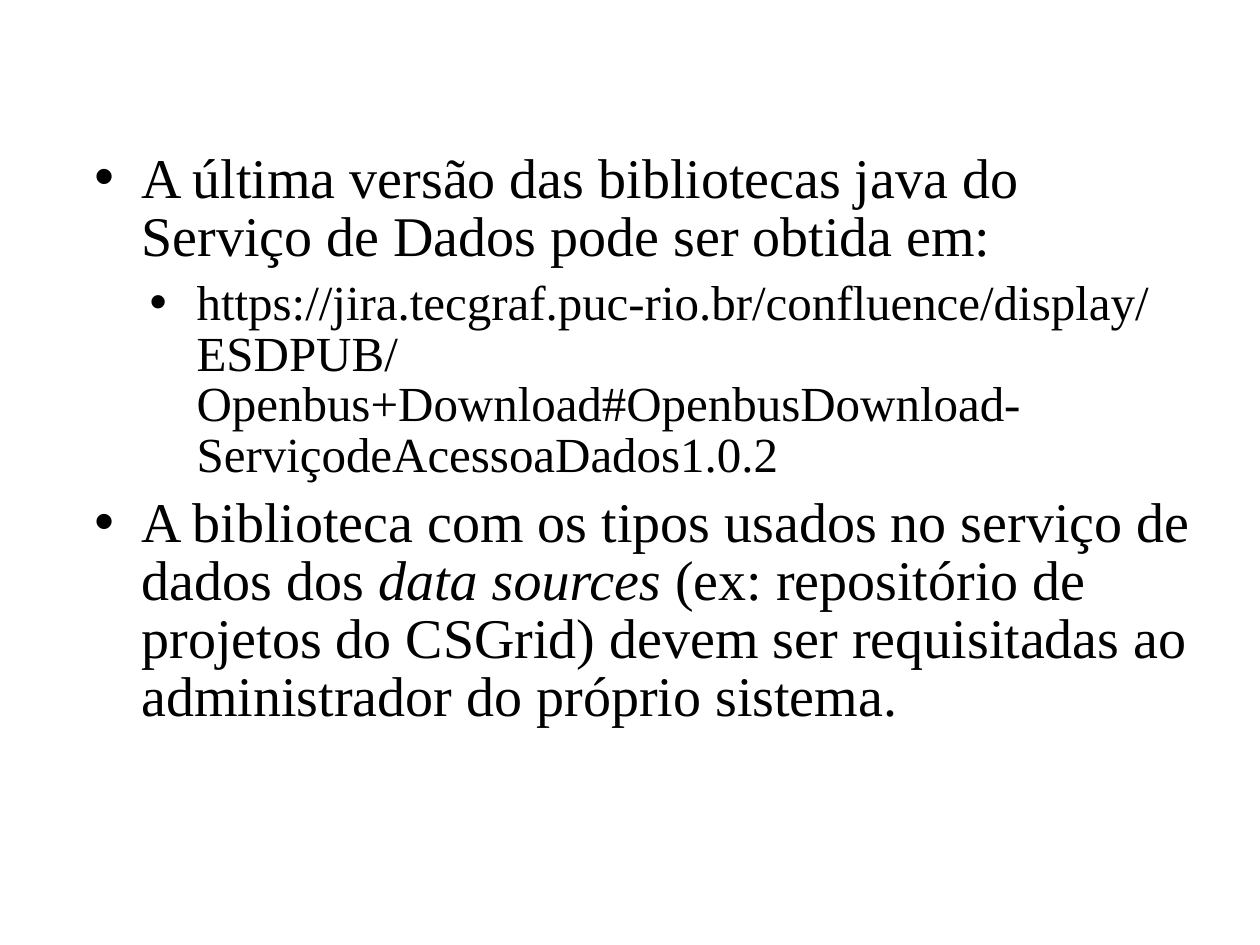
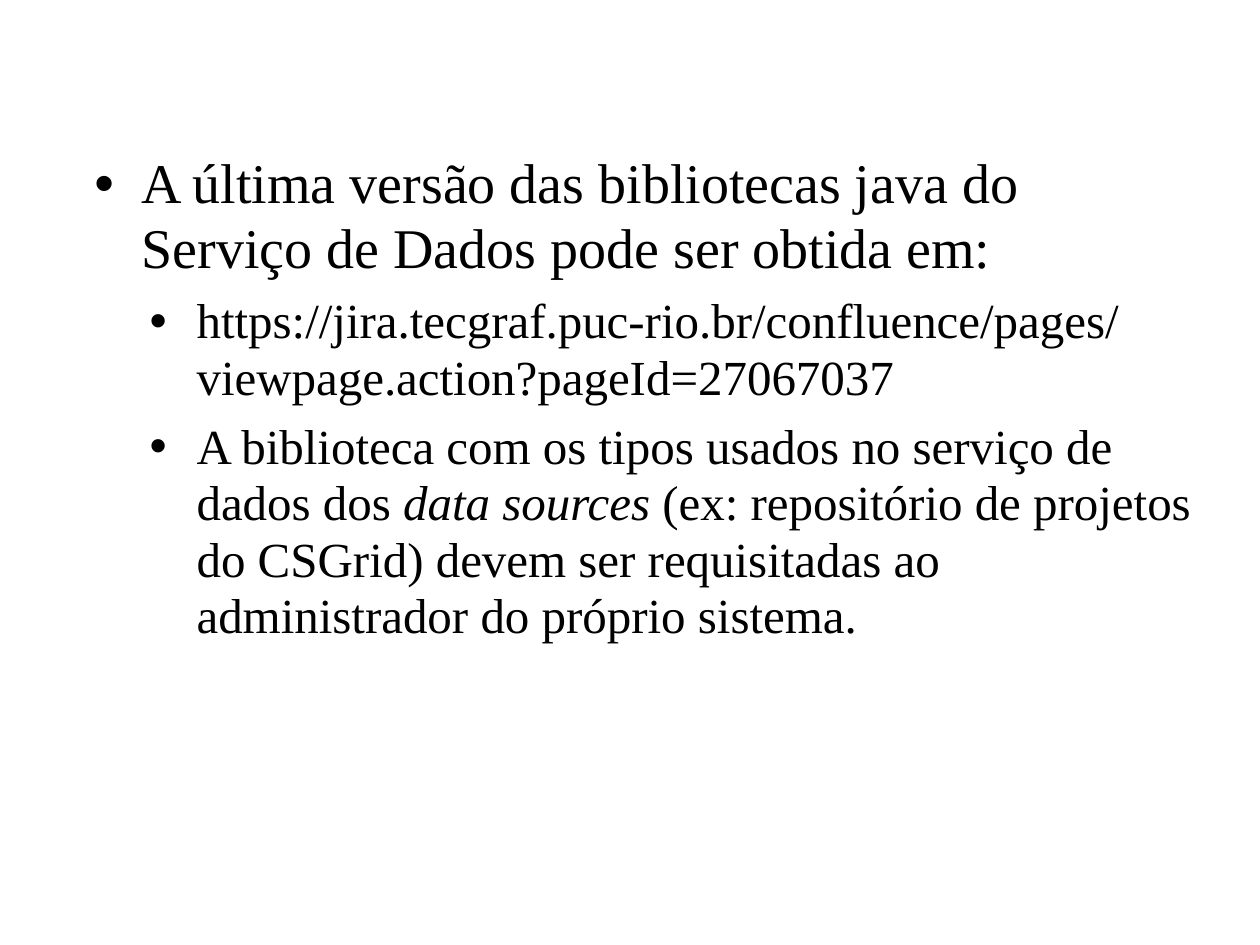
Before and after one commit to amadeubarbosa/openbus-core, a slide deck: slide 3 of docs/cursos/developer/java/12.DataService_Java.ppt. Drawn at 1260x945 pixels with LibreOffice and Linux fonts; fonts in the diff are those of the drawing; background and template pictures are left out. Boxes give left, top, right and bottom in pixels: in the first picture for what was removed or moved away, otherwise in the second. Text is boxed around its words. In the diff, an @@ line names an element or a change of style, - is before the commit and + after.

Commit message:
Curso Openbus Java
+ Agenda Java
  - Removido o tópico que lista os emails dos instrutores, pois
    o curso nem sempre é ministrado pelos mesmos integrantes da
    equipe Openbus
  - Atualização da lista de integrantes da equipe do Openbus.
  - Substituição do link do tutorial Java pelo link de documentação
    referente aos SDKs. (o link estava quebrado e possivelmente
    seria quebrado novamente no futuro, pois apontava para uma
    determinada versão X do tutorial Java.)

+ DataService Java
  - Atualização do link de download das bibliotecas Java do Serviço
    de Dados.

```diff
--- a/docs/cursos/developer/java/12.DataService_Java.ppt
+++ b/docs/cursos/developer/java/12.DataService_Java.ppt
@@ text at [141,164,1191,643]: size 32 to 28 pt in "A biblioteca com os tipos usados no ..."; line spacing 0.86 to 0.96; list level 1 to 2 in "A biblioteca com os tipos ..." @@
@@ text at [197,303,1119,405]: text changed @@
-  • https://jira.tecgraf.puc-rio.br/confluence/display/ESDPUB/Openbus+Download#OpenbusDownload-ServiçodeAcessoaDados1.0.2
+  • https://jira.tecgraf.puc-rio.br/confluence/pages/viewpage.action?pageId=27067037
```
Also in this commit, not shown: 1 other slide changed, 1 other file.
